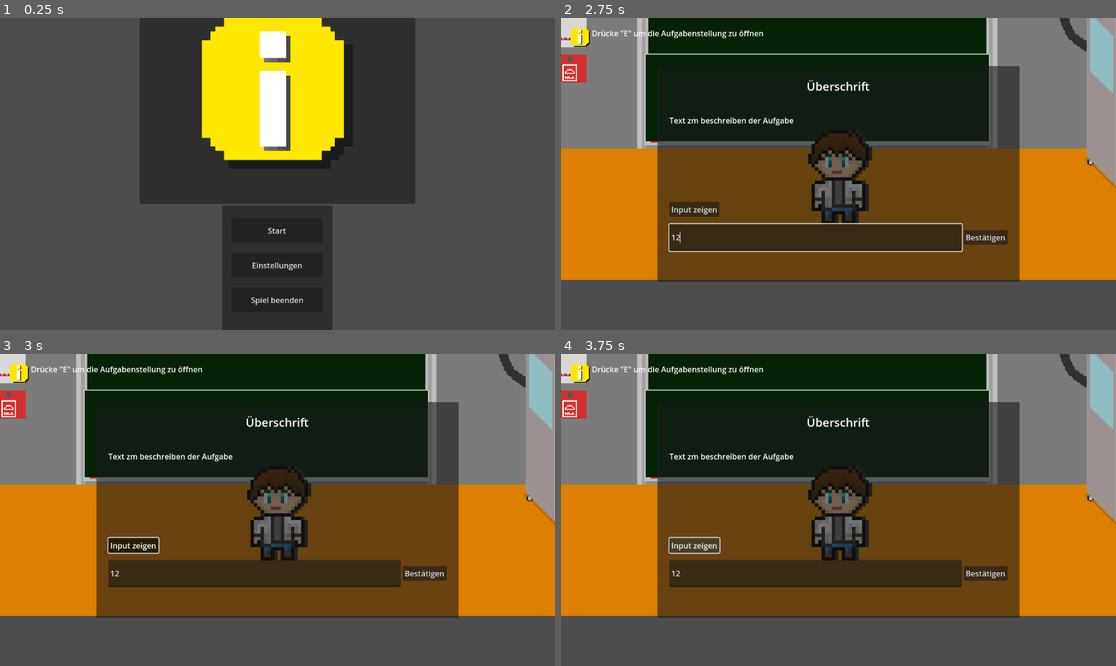
Above: before the commit, frames 1-4 (two rows, left to right).
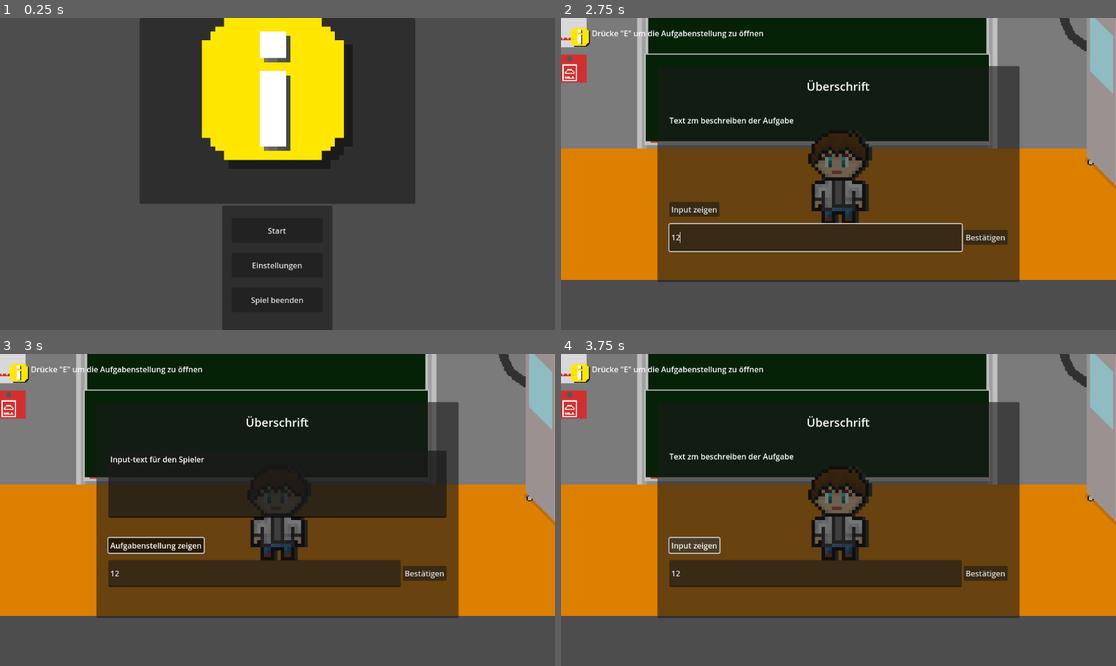
Above: after the commit, the same moments.

Repository: LuigiZwei/WGG-P-Seminar-Softwareentwicklung
Game: Godot game, scene res://scenes/node_2d.tscn
The game is run twice, just before and just after one commit, with the same random seed, the same clock (stepped at 60 frames per second) and the same inputs.
Inputs (mouse positions are in pixels of both pictures, inside the frame that each line leads up to):
- Up to frame 1 (0.25 s): no input
- Up to frame 2 (2.75 s): click "Start" at 0.5 s; tap E (task) at 1.25 s; hold D (right) 1.28-2 s; hold Shift (sprint) 1.28-2 s; click (816, 236) at 2.02 s; type "12" at 2.1 s
- Up to frame 3 (3 s): click "Input zeigen" at 2.75 s
- Up to frame 4 (3.75 s): click "Input zeigen" (after the commit: "Aufgabenstellung zeigen") at 3.5 s

Frames 1-2 are identical in both runs. In frame 3, 8.4% of the frame differs, in the area x 19-81%, y 30-65%; in frame 4, nothing differs.
Error before the commit: Parse Error: Identifier "globalscript" not declared in the current scope. (res://scripts/task_scene_script.gd:37)

Commit message:
updated hallway 1 backround an collisions

Diff:
--- a/project.godot
+++ b/project.godot
@@ -14,6 +14,10 @@
 run/main_scene="res://scenes/node_2d.tscn"
 config/features=PackedStringArray("4.2", "Forward Plus")
 config/icon="res://assets/icon.svg"
+
+[autoload]
+
+globalscript="*res://scripts/globalscript.gd"
 
 [editor]
 
--- a/scenes/hallway_1.tscn
+++ b/scenes/hallway_1.tscn
@@ -6,11 +6,11 @@
 texture_filter = 1
 
 [node name="background" type="Sprite2D" parent="."]
-position = Vector2(-8819, -125)
+position = Vector2(-7664, -117)
 scale = Vector2(4.60701, 4.60701)
 texture = ExtResource("1_as78b")
 
 [node name="StaticBody2D" type="StaticBody2D" parent="."]
 
 [node name="CollisionPolygon2D" type="CollisionPolygon2D" parent="StaticBody2D"]
-polygon = PackedVector2Array(2974, 265, 2764, 49, 1458, 50, 1356, 107, -1048, 124, -1158, 12, -2333, -1, -2460, 101, -2968, 107, -3013, 56, -3432, 43, -3482, 126, -7787, 113, -7883, 62, -8289.13, 61.1082, -8359, 120, -9140.07, 114.528, -9184, 43, -9584.4, 42.6852, -9648, 120, -20626, 113, -20620, 450, -21148, 846, -20817, -1012, 3200, -970, 3456, 1006, -21318, 1177, -20798, 462, 2976, 467)
+polygon = PackedVector2Array(2974, 265, 2765, 58, 1428, 58, 1373, 119, -974, 111, -976.567, 135.162, -1046, 136, -1158, 12, -1644, 13, -1638, 52, -1716, 54, -1720.27, 13.408, -2356, 15, -2449, 109, -2951, 111, -2994, 71, -3413, 66, -3482, 126, -3636, 111, -3638.04, 133.326, -3695, 136, -3701, 115, -6617, 111, -6627.7, 131.823, -7804, 134, -7883, 62, -8289.13, 61.1082, -8350, 136, -9098, 132, -9160, 73, -9573, 71, -9647, 132, -10081.6, 131.682, -10094, 113, -12300, 115, -12312.8, 129.478, -12383, 130, -12433.6, 74.9872, -12866, 68, -12925.2, 126.981, -13086, 132, -13105, 115, -15754, 117, -15770.9, 131.261, -16220, 134, -16273, 79, -17646, 73, -17708, 130, -17799, 132, -17822, 115, -18036, 109, -18770, 842, -21148, 846, -20817, -1012, 3200, -970, 3456, 1006, -18438, 1098, -18521, 366, -18309, 321, -18307, 469, 2976, 467)
Binary file changed: assets/hallway_1.png
